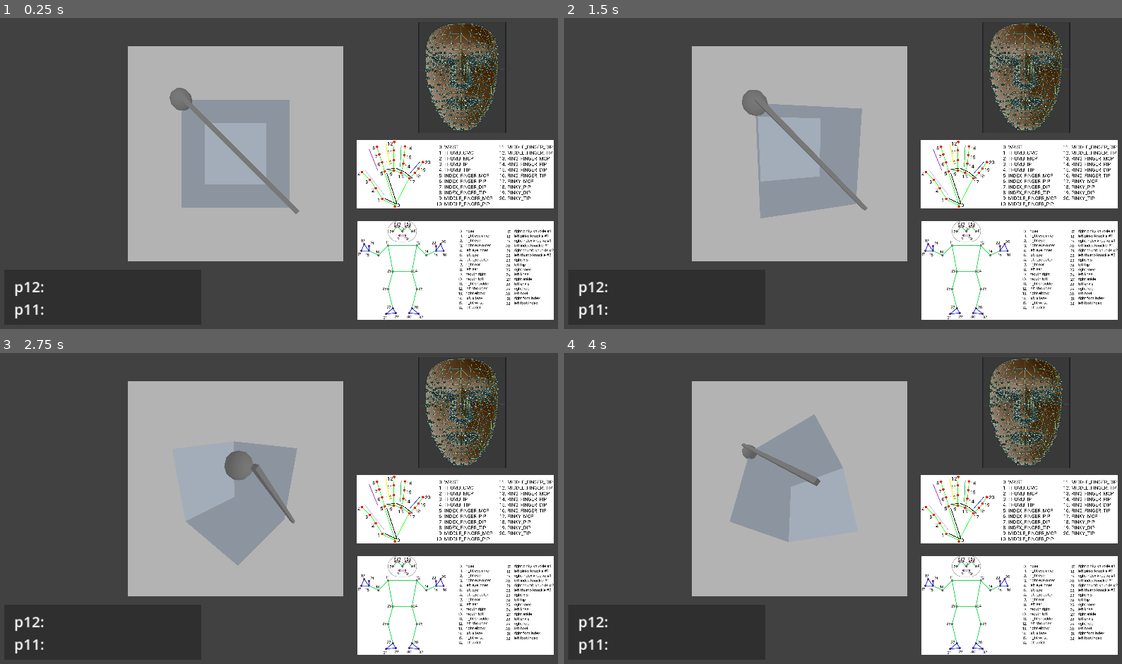
Above: before the commit, frames 1-4 (two rows, left to right).
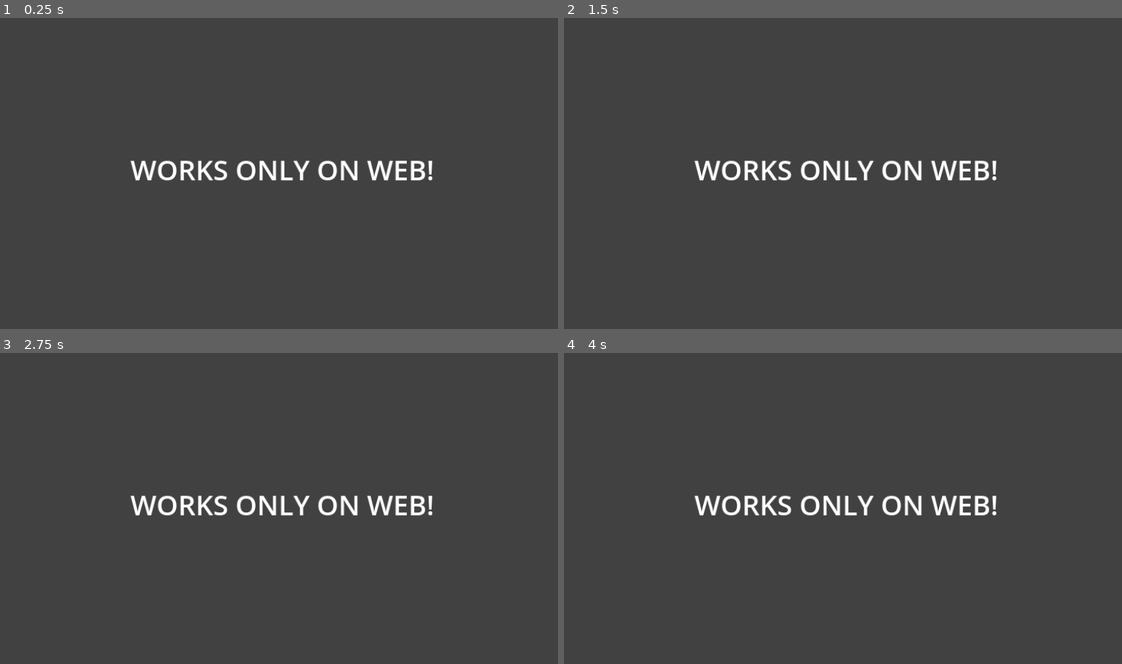
Above: after the commit, the same moments.

Repository: TechnoLukas/Godot4-mediapipe
Game: Godot game, scene res://main.tscn
The game is run twice, just before and just after one commit, with the same random seed, the same clock (stepped at 60 frames per second) and the same inputs.
Inputs (mouse positions are in pixels of both pictures, inside the frame that each line leads up to):
- Up to frame 1 (0.25 s): no input
- Up to frame 2 (1.5 s): tap Enter at 0.5 s; move the mouse to (971, 154) at 0.52 s; click (971, 154) at 0.67 s; tap Space at 1.25 s; drag from (731, 185) to (820, 232) at 1.27 s
- Up to frame 3 (2.75 s): tap Enter at 2 s; move the mouse to (340, 436) at 2.02 s; click (340, 436) at 2.17 s
- Up to frame 4 (4 s): tap Space at 2.75 s; drag from (820, 567) to (675, 458) at 2.77 s; tap Enter at 3.5 s; move the mouse to (1015, 552) at 3.52 s; click (1015, 552) at 3.67 s

The runs differ from the first frame. In frame 1, 49% of the frame differs, in the area x 2-100%, y 1-98%; in frame 2, 49%; in frame 3, 49%; in frame 4, 49%.

Commit message:
non glitchy 3d line

Diff:
--- a/main.gd
+++ b/main.gd
@@ -100,6 +100,7 @@
 			space.add_child(poly)
 			poly.polygon=PackedVector2Array([Vector2(0, 0), Vector2(0, 0.2), Vector2(0.2, 0.2), Vector2(0.2, 0)])
 			poly.mode=CSGPolygon3D.MODE_PATH
+			poly.path_rotation=CSGPolygon3D.PATH_ROTATION_PATH
 			poly.path_node=path.get_path()
 			path.curve = curve
 
@@ -109,21 +110,10 @@
 			linelist.append(path)
 
 	else:
-		for i in range(1):
-			var poly = CSGPolygon3D.new()
-			var path = Path3D.new()
-			var curve = Curve3D.new()
-			space.add_child(path)
-			space.add_child(poly)
-			poly.polygon=PackedVector2Array([Vector2(0, 0), Vector2(0, 0.2), Vector2(0.2, 0.2), Vector2(0.2, 0)])
-			poly.mode=CSGPolygon3D.MODE_PATH
-			poly.path_node=path.get_path()
-			path.curve = curve
-
-			path.curve.add_point(pos(0.0,0.0,0))
-			path.curve.add_point(pos(1.0,1.0,0))
-
-			linelist.append(path)
+		$Screen.visible=false
+		$Label.text="WORKS ONLY ON WEB!"
+
+
 
 func _process(delta):
 	if OS.has_feature('web'):
